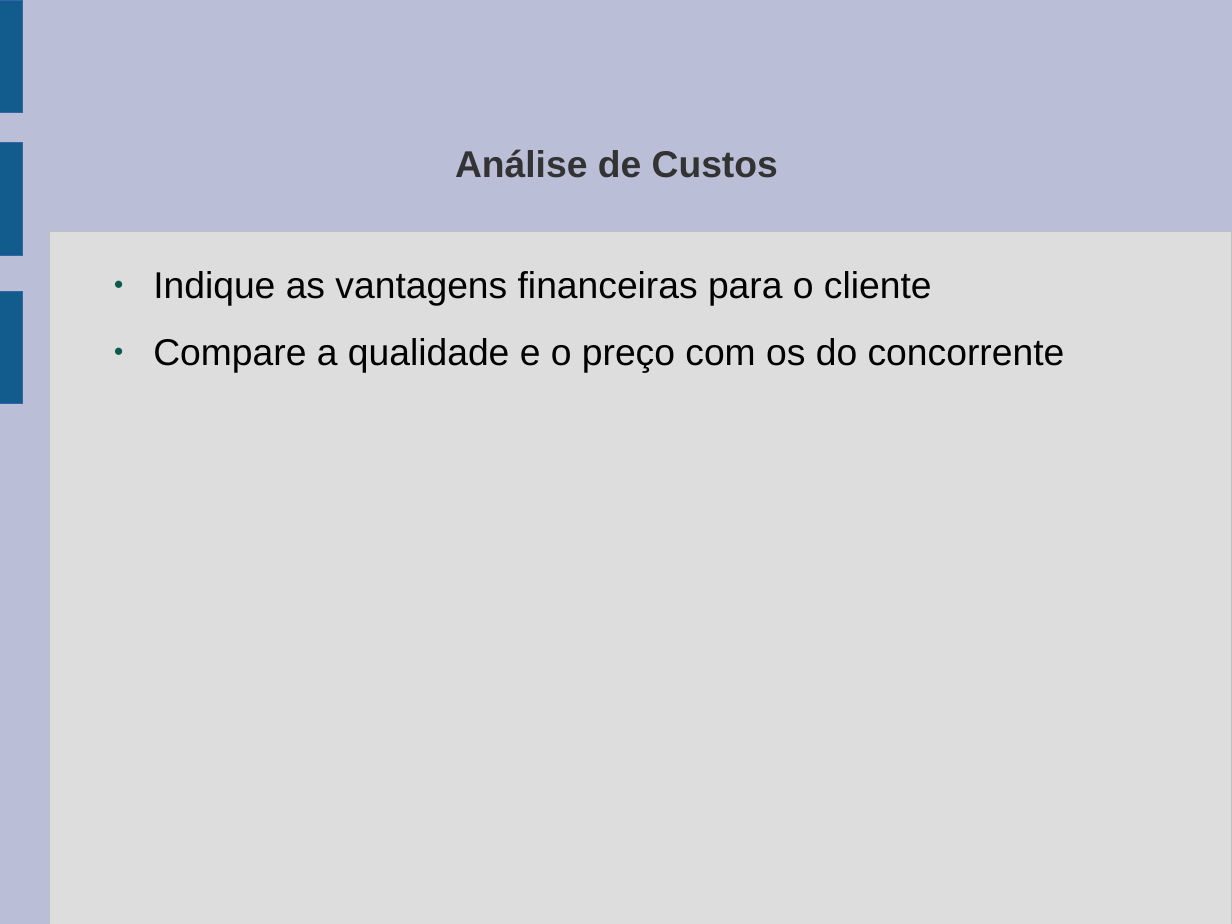
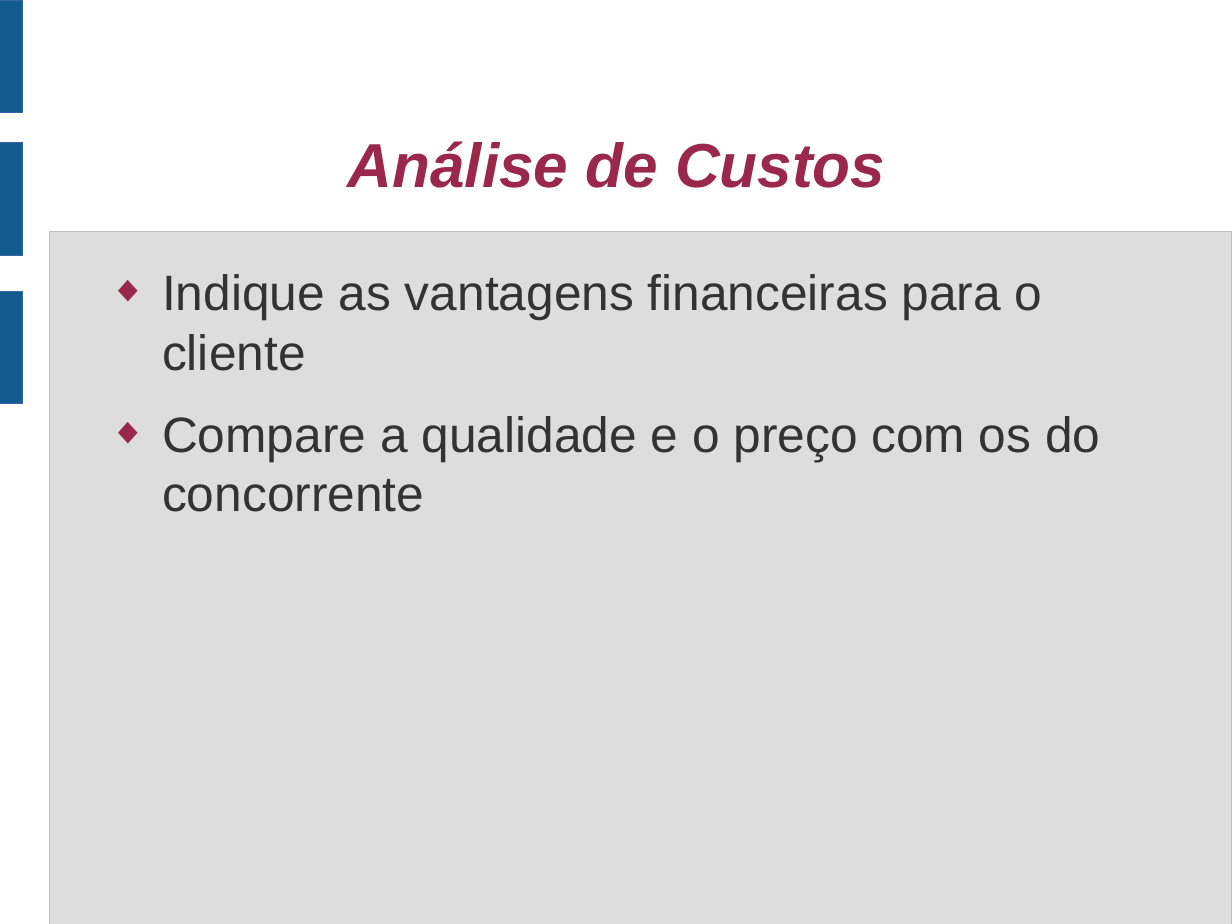
Before and after one commit to jharbes/SEGURANCA-INDUSTRIAL, a slide deck: slide 6 of material_NR11/apresentacaoNR11.odp (slide 5 before the commit). Drawn at 1232x924 pixels with LibreOffice and Linux fonts; fonts in the diff are those of the drawing. Boxes give left, top, right and bottom in pixels: in the first picture for what was removed or moved away, otherwise in the second. Text is boxed around its words. In the diff, an @@ line names an element or a change of style, - is before the commit and + after.

```diff
--- a/material_NR11/apresentacaoNR11.odp
+++ b/material_NR11/apresentacaoNR11.odp
@@ background #BABED6 to #FFFFFF @@
@@ title "Análise de Custos" at bbox=[348, 141, 885, 188]: size 24 to 40 pt, text colour #333333 to #99284C, italic on @@
@@ text "Indique as vantagens financeiras para ..." at bbox=[162, 274, 1100, 512]: size 24 to 32 pt, text colour #000000 to #333333; bullet ● to ◆; bullet colour #0E594D to #99284C @@
```
Also in this commit, not shown: 6 other slides changed, 2 slides added, 1 slide removed, 2 other files.
